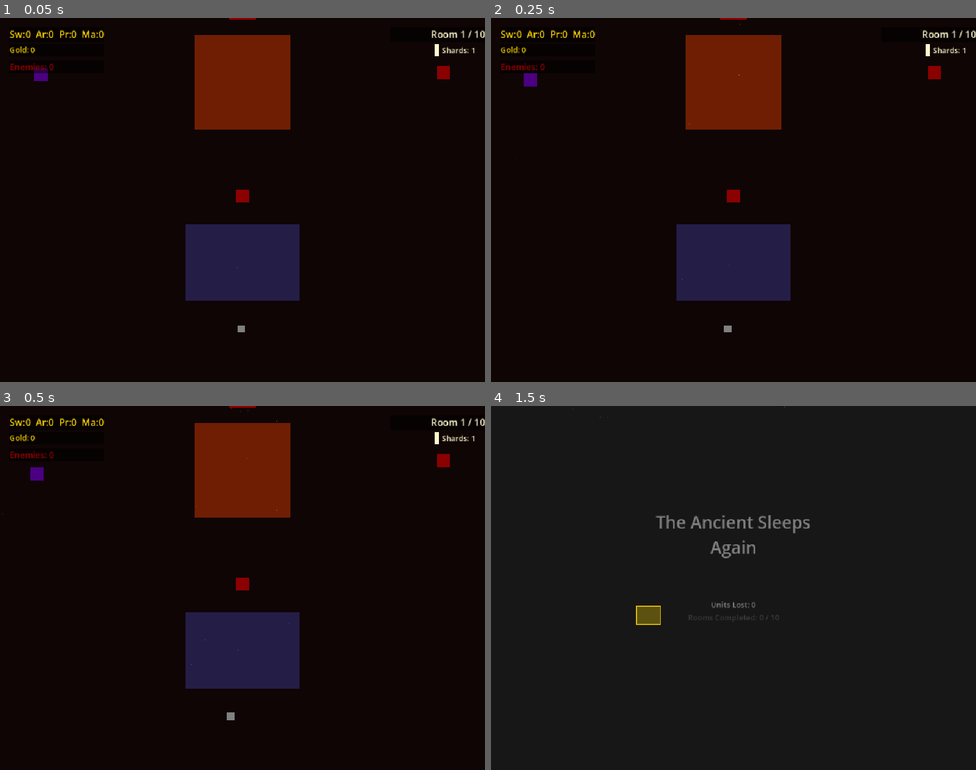
Above: before the commit, frames 1-4 (two rows, left to right).
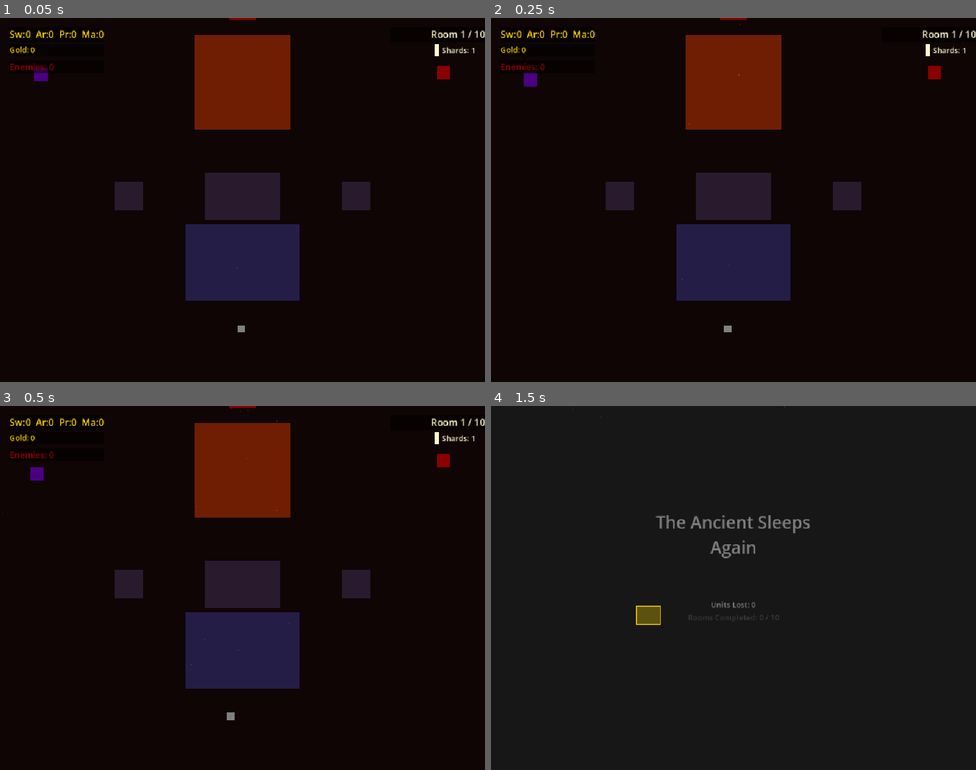
Above: after the commit, the same moments.

Repository: shalluv/The-Shattered-Ancient
Game: Godot game, scene res://scenes/dungeon/RoomMiniBoss4.tscn
Two runs of this game, one before a commit and one after it. Both use one fixed random seed, a clock stepped at 60 frames per second and the inputs below. This scene is started directly instead of the project's main scene.
Inputs (mouse positions are in pixels of both pictures, inside the frame that each line leads up to):
- Up to frame 1 (0.05 s): no input
- Up to frame 2 (0.25 s): no input
- Up to frame 3 (0.5 s): no input
- Up to frame 4 (1.5 s): tap Enter at 0.5 s; move the mouse to (840, 569) at 0.52 s; hold E (select_all) 0.53-1.25 s; click (840, 569) at 0.67 s; drag from (636, 606) to (709, 660) at 1.27 s

The runs differ from the first frame. In frame 1, 2.9% of the frame differs, in the area x 23-77%, y 42-56%; in frame 2, 2.9%; in frame 3, 2.9%; in frame 4, nothing differs.

Commit message:
add wall to the room

Diff:
--- a/scenes/dungeon/RoomMiniBoss1.gd
+++ b/scenes/dungeon/RoomMiniBoss1.gd
@@ -5,6 +5,7 @@
 
 var DamageZoneScene := preload("res://scenes/terrain/DamageZone.tscn")
 var DireHoundScene := preload("res://scenes/entities/enemies/DireHound.tscn")
+var ShortWallScene := preload("res://scenes/terrain/ShortWall.tscn")
 
 @onready var player_spawn: Marker2D = $PlayerSpawnPoint
 @onready var boss_spawn: Marker2D = $BossSpawnPoint
@@ -51,3 +52,12 @@
 	var damage_zone := DamageZoneScene.instantiate()
 	damage_zone.global_position = boss_spawn.global_position + Vector2(0, 80)
 	add_child(damage_zone)
+
+	# Two pillars for cover on each side
+	var pillar_left := ShortWallScene.instantiate()
+	pillar_left.global_position = Vector2(340, 400)
+	add_child(pillar_left)
+
+	var pillar_right := ShortWallScene.instantiate()
+	pillar_right.global_position = Vector2(684, 400)
+	add_child(pillar_right)
--- a/scenes/dungeon/RoomMiniBoss2.gd
+++ b/scenes/dungeon/RoomMiniBoss2.gd
@@ -5,6 +5,7 @@
 
 var SlowZoneScene := preload("res://scenes/terrain/SlowZone.tscn")
 var DireHoundScene := preload("res://scenes/entities/enemies/DireHound.tscn")
+var TallWallScene := preload("res://scenes/terrain/TallWall.tscn")
 
 @onready var player_spawn: Marker2D = $PlayerSpawnPoint
 @onready var boss_spawn: Marker2D = $BossSpawnPoint
@@ -42,3 +43,12 @@
 	var slow_right := SlowZoneScene.instantiate()
 	slow_right.global_position = Vector2(774, 400)
 	add_child(slow_right)
+
+	# Tall walls narrowing the corridor on each side
+	var wall_left := TallWallScene.instantiate()
+	wall_left.global_position = Vector2(180, 300)
+	add_child(wall_left)
+
+	var wall_right := TallWallScene.instantiate()
+	wall_right.global_position = Vector2(844, 300)
+	add_child(wall_right)
--- a/scenes/dungeon/RoomMiniBoss3.gd
+++ b/scenes/dungeon/RoomMiniBoss3.gd
@@ -4,6 +4,7 @@
 ## Tactical fight — player must break the formation.
 
 var SpearwallGroupScene := preload("res://scenes/entities/enemies/SpearwallGroup.tscn")
+var TallWallScene := preload("res://scenes/terrain/TallWall.tscn")
 
 @onready var player_spawn: Marker2D = $PlayerSpawnPoint
 @onready var boss_spawn: Marker2D = $BossSpawnPoint
@@ -29,5 +30,8 @@
 
 
 func _spawn_terrain_zones() -> void:
-	# No terrain — pure tactical fight
-	pass
+	# Central barrier wall — forces player to go around
+	var barrier := TallWallScene.instantiate()
+	barrier.wall_size = Vector2(30, 250)
+	barrier.global_position = Vector2(512, 400)
+	add_child(barrier)
--- a/scenes/dungeon/RoomMiniBoss4.gd
+++ b/scenes/dungeon/RoomMiniBoss4.gd
@@ -7,6 +7,7 @@
 var SlowZoneScene := preload("res://scenes/terrain/SlowZone.tscn")
 var DirePriestScene := preload("res://scenes/entities/enemies/DirePriest.tscn")
 var NeutralVillagerScene := preload("res://scenes/entities/NeutralVillager.tscn")
+var ShortWallScene := preload("res://scenes/terrain/ShortWall.tscn")
 
 @onready var player_spawn: Marker2D = $PlayerSpawnPoint
 @onready var boss_spawn: Marker2D = $BossSpawnPoint
@@ -59,3 +60,23 @@
 	var slow_zone := SlowZoneScene.instantiate()
 	slow_zone.global_position = Vector2(512, 450)
 	add_child(slow_zone)
+
+	# Central altar block
+	var altar := ShortWallScene.instantiate()
+	altar.wall_size = Vector2(80, 50)
+	altar.wall_color = Color("#2a1a2e")
+	altar.global_position = Vector2(512, 380)
+	add_child(altar)
+
+	# Two flanking ritual pillars
+	var pillar_left := ShortWallScene.instantiate()
+	pillar_left.wall_size = Vector2(30, 30)
+	pillar_left.wall_color = Color("#2a1a2e")
+	pillar_left.global_position = Vector2(392, 380)
+	add_child(pillar_left)
+
+	var pillar_right := ShortWallScene.instantiate()
+	pillar_right.wall_size = Vector2(30, 30)
+	pillar_right.wall_color = Color("#2a1a2e")
+	pillar_right.global_position = Vector2(632, 380)
+	add_child(pillar_right)
